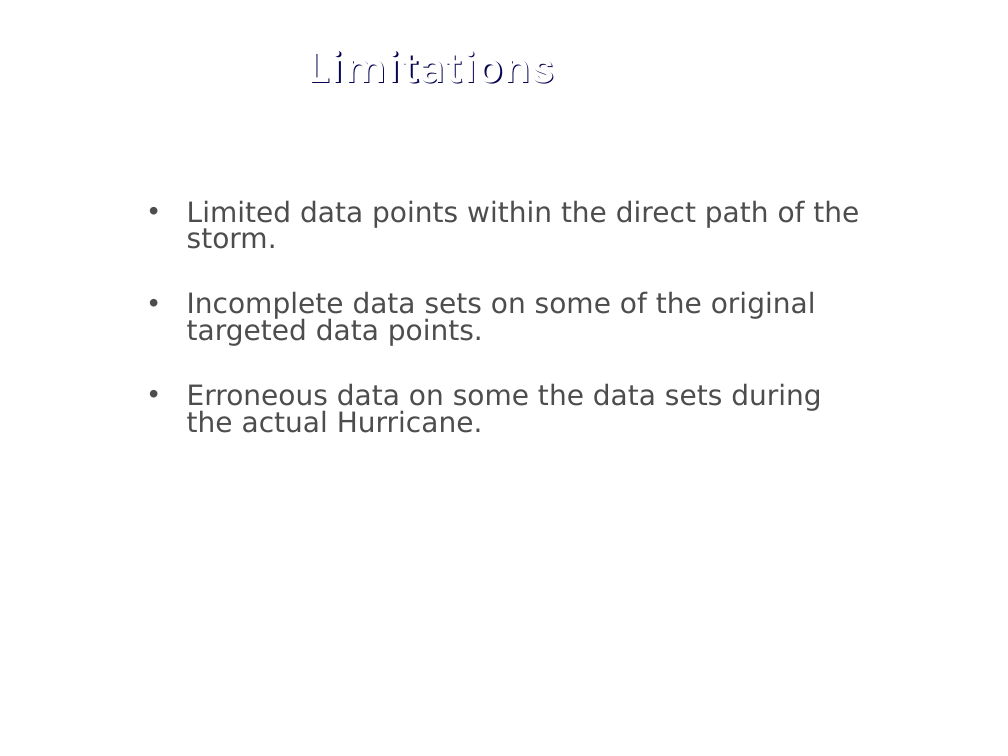
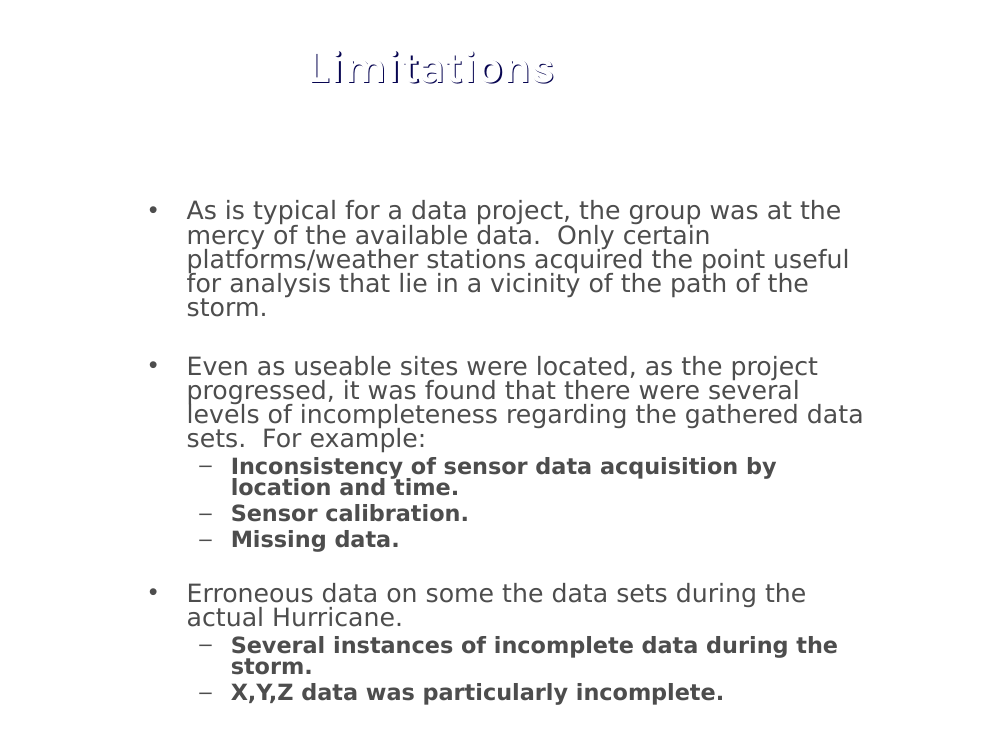
Before and after one commit to j1-aggie/Hurricane_Harvey_Analysis, a slide deck: slide 12 of Final Presentation__RobAdditions.pptx. Drawn at 1008x756 pixels with LibreOffice and Linux fonts; fonts in the diff are those of the drawing; background and template pictures are left out. Boxes give left, top, right and bottom in pixels: in the first picture for what was removed or moved away, otherwise in the second. Text is boxed around its words. In the diff, an @@ line names an element or a change of style, - is before the commit and + after.

Commit message:
powerpoint again

```diff
--- a/Final Presentation__RobAdditions.pptx
+++ b/Final Presentation__RobAdditions.pptx
@@ text at [187, 200, 864, 552]: text changed; size 20 to 18 pt @@
-• Limited data points within the direct path of the storm.
-• Incomplete data sets on some of the original targeted data points.
+• As is typical for a data project, the group was at the mercy of the available data. Only certain platforms/weather stations acquired the point useful for analysis that lie in a vicinity of the path of the storm.
+• Even as useable sites were located, as the project progressed, it was found that there were several levels of incompleteness regarding the gathered data sets. For example:
+  – Inconsistency of sensor data acquisition by location and time.
+  – Sensor calibration.
+  – Missing data.
@@ text at [187, 583, 806, 627]: size 20 to 18 pt in "Erroneous data on some the data sets ..." @@
@@ text at [231, 636, 838, 705]: paragraphs added @@
+  – Several instances of incomplete data during the storm.
+  – X,Y,Z data was particularly incomplete.
```
Also in this commit, not shown: 3 other slides changed.
